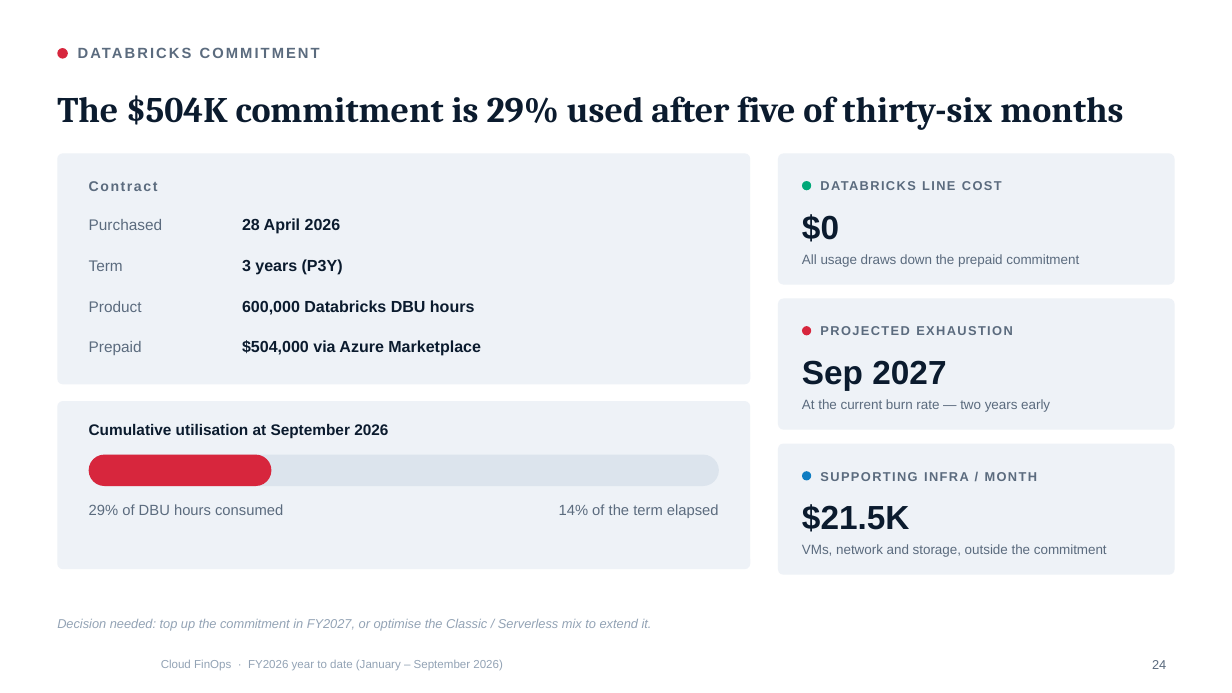
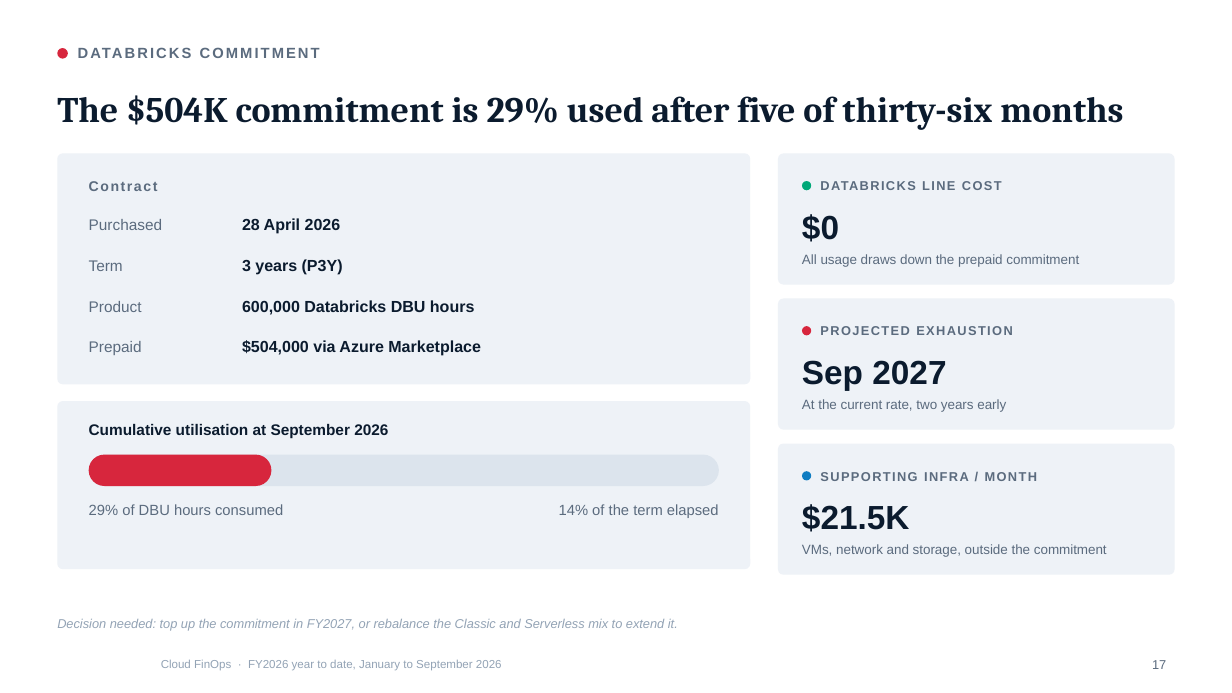
Before and after one commit to arielga5-code/Finops, a slide deck: slide 17 of presentations/Cloud_FinOps_Harel_September_2026_CIO_Redesign_v2.pptx (slide 24 before the commit). Drawn at 1232x693 pixels with LibreOffice and Linux fonts; fonts in the diff are those of the drawing; background and template pictures are left out. Boxes give left, top, right and bottom in pixels: in the first picture for what was removed or moved away, otherwise in the second. Text is boxed around its words. In the diff, an @@ line names an element or a change of style, - is before the commit and + after.

```diff
--- a/presentations/Cloud_FinOps_Harel_September_2026_CIO_Redesign_v2.pptx
+++ b/presentations/Cloud_FinOps_Harel_September_2026_CIO_Redesign_v2.pptx
@@ text at (802, 399, 1006, 412): text changed @@
-At the current burn rate — two years early
+At the current rate, two years early
@@ text at (57, 619, 678, 631): text changed @@
-Decision needed: top up the commitment in FY2027, or optimise the Classic / Serverless mix to extend it.
+Decision needed: top up the commitment in FY2027, or rebalance the Classic and Serverless mix to extend it.
@@ text at (161, 660, 502, 671): text changed @@
-Cloud FinOps · FY2026 year to date (January – September 2026)
+Cloud FinOps · FY2026 year to date, January to September 2026
@@ page number at (1152, 660, 1166, 669): text changed @@
-24
+17
```
Also in this commit, not shown: 39 other slides changed, 1 slide added, 1 slide removed, 11 other files.
